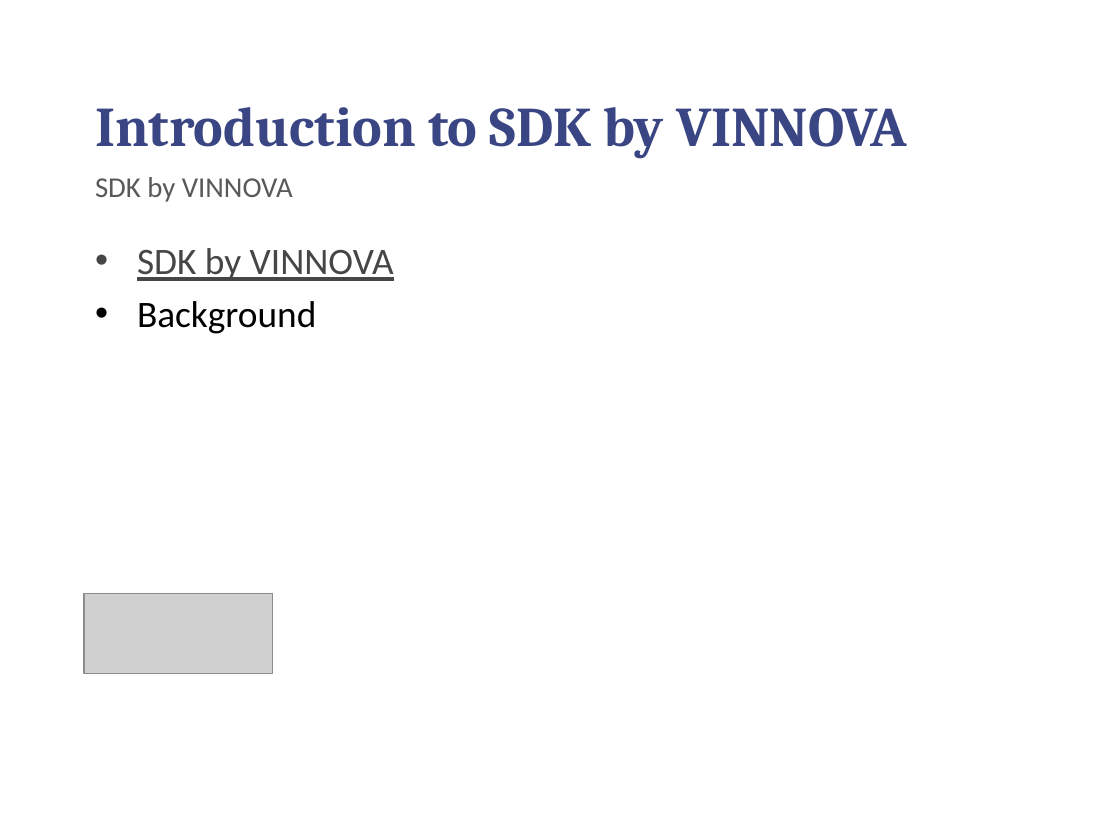
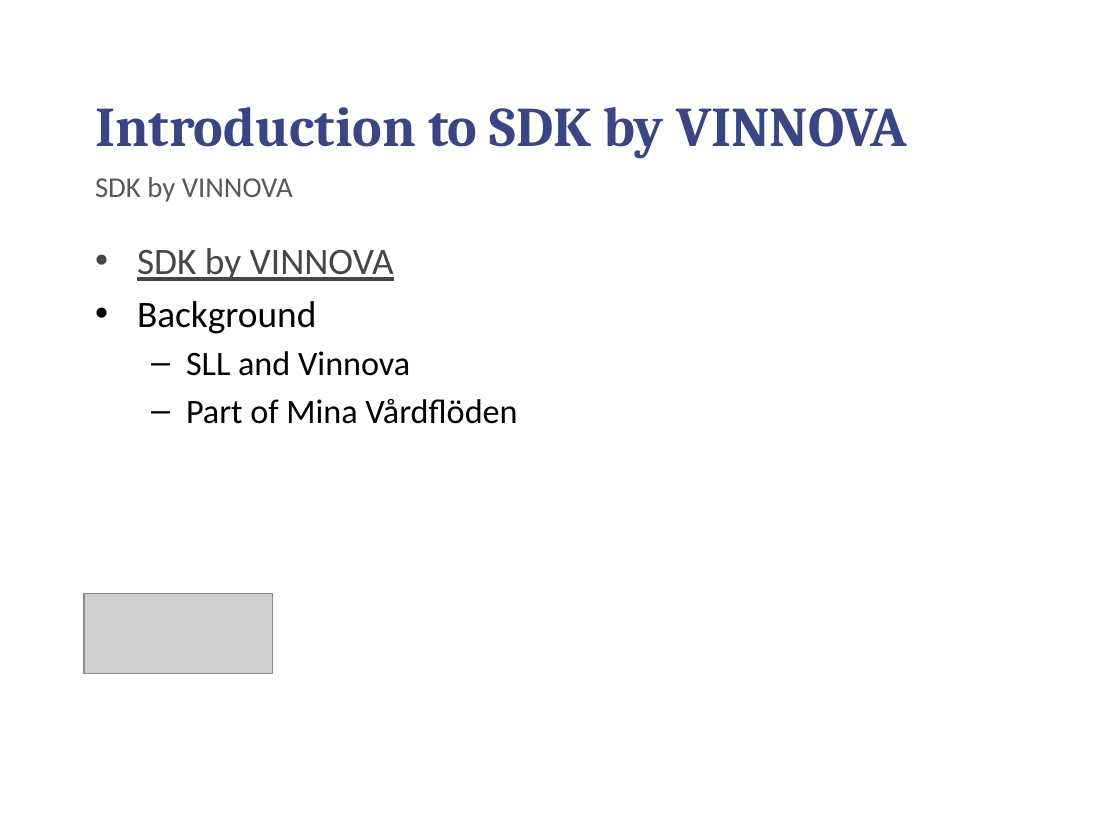
Before and after one commit to chilmers/cadec-healthcare-api-tutorial, a slide deck: slide 5 of Cadec-vårdens-apier.pptx. Drawn at 1120x840 pixels with LibreOffice and Linux fonts; fonts in the diff are those of the drawing; grey boxes stand for pictures; background and template pictures are left out. Boxes give left, top, right and bottom in pixels: in the first picture for what was removed or moved away, otherwise in the second. Text is boxed around its words. In the diff, an @@ line names an element or a change of style, - is before the commit and + after.

```diff
--- a/Cadec-vårdens-apier.pptx
+++ b/Cadec-vårdens-apier.pptx
@@ text at bbox=[186, 351, 517, 424]: paragraphs added @@
+  – SLL and Vinnova
+  – Part of Mina Vårdflöden
```
Also in this commit, not shown: 12 other slides changed.
